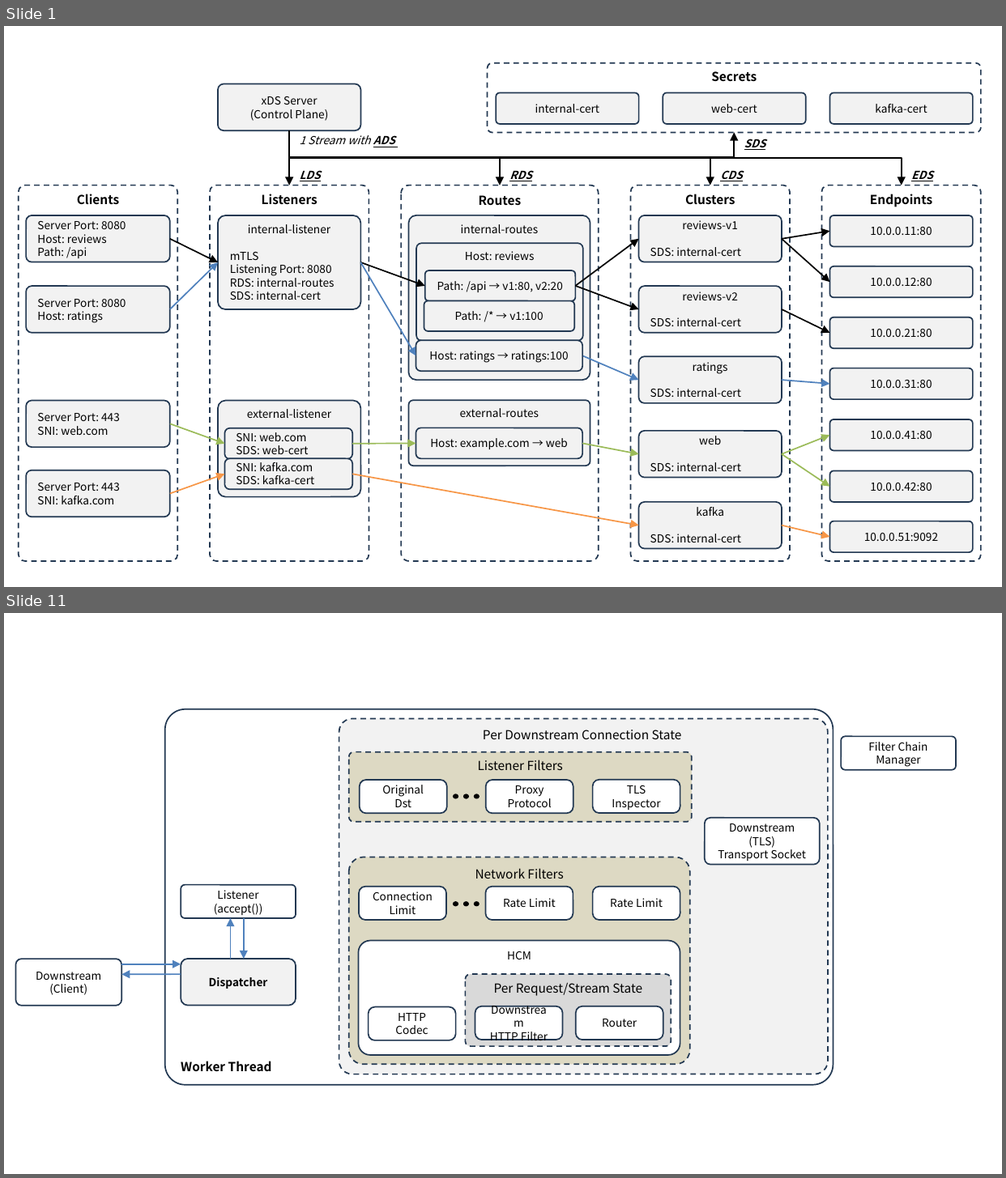
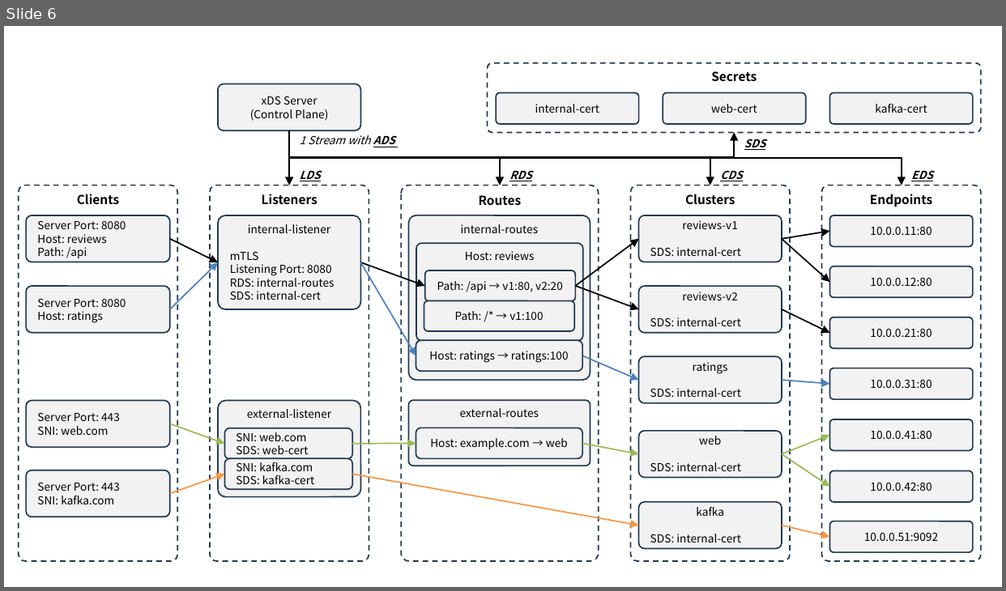
Before and after one commit to ssup2/blog-software, a slide deck: content/docs/theory-analysis/envoy-istio/images/images.pptx. Shown one above the other, each under a label of ours: slides 1 and 11 before the commit, slide 6 after it; the slides between them are not shown. The pictures are 1006x1178 and 1006x591 pixels, drawn with LibreOffice and Linux fonts; fonts in the diff are those of the drawing. Boxes give left, top, right and bottom in pixels: in the first picture for what was removed or moved away, otherwise in the second. Text is boxed around its words. In the diff, an @@ line names an element or a change of style, - is before the commit and + after.

```diff
--- a/content/docs/theory-analysis/envoy-istio/images/images.pptx
+++ b/content/docs/theory-analysis/envoy-istio/images/images.pptx
@@ slide 11 removed at (4, 613, 1002, 1174), background #FFFFFF @@
@@ rounded rectangle removed at (164, 709, 833, 1085) @@
-Worker Thread
@@ rounded rectangle removed at (339, 719, 829, 1074) @@
-Per Downstream Connection State
@@ rounded rectangle removed at (349, 752, 692, 821) @@
-Listener Filters
@@ rounded rectangle removed at (842, 737, 956, 771) @@
-Filter Chain Manager
@@ rounded rectangle removed at (360, 780, 447, 814) @@
-Original
-Dst
@@ rounded rectangle removed at (486, 780, 573, 814) @@
-Proxy
-Protocol
@@ rounded rectangle removed at (593, 780, 680, 814) @@
-TLS Inspector
@@ ellipse removed at (453, 794, 459, 798) @@
@@ ellipse removed at (463, 794, 469, 798) @@
@@ ellipse removed at (474, 794, 480, 798) @@
@@ rounded rectangle removed at (705, 818, 820, 864) @@
-Downstream (TLS)
-Transport Socket
@@ rounded rectangle removed at (349, 858, 691, 1065) @@
-Network Filters
@@ rounded rectangle removed at (181, 885, 296, 919) @@
-Listener
-(accept())
@@ rounded rectangle removed at (360, 887, 447, 920) @@
-Connection
-Limit
@@ ellipse removed at (453, 901, 459, 906) @@
@@ ellipse removed at (463, 901, 469, 906) @@
@@ ellipse removed at (474, 901, 480, 906) @@
@@ rounded rectangle removed at (485, 887, 573, 920) @@
-Rate Limit
@@ rounded rectangle removed at (593, 887, 680, 920) @@
-Rate Limit
@@ arrow removed from (231, 960) to (231, 918) @@
@@ arrow removed from (244, 918) to (244, 960) @@
@@ rounded rectangle removed at (358, 940, 680, 1055) @@
-HCM
@@ rounded rectangle removed at (16, 960, 121, 1006) @@
-Downstream
-(Client)
@@ arrow removed from (121, 965) to (181, 965) @@
@@ arrow removed from (181, 974) to (121, 974) @@
@@ rounded rectangle removed at (181, 960, 296, 1006) @@
-Dispatcher
@@ rounded rectangle removed at (465, 974, 671, 1046) @@
-Per Request/Stream State
@@ rounded rectangle removed at (368, 1007, 456, 1041) @@
-HTTP
-Codec
@@ rounded rectangle removed at (475, 1006, 563, 1040) @@
-Downstream
-HTTP Filter
@@ rounded rectangle removed at (576, 1006, 663, 1040) @@
-Router
@@ what was slide 1 is now slide 6 @@
```
Also in this commit, not shown: 4 slides added, 11 other slides removed, 2 other files.
